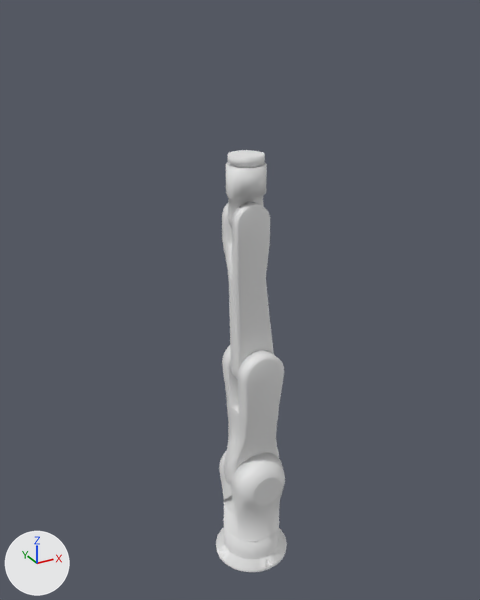
Before and after pictures for a commit that changed the COLLADA model models/ph-mpd-fcm/prod/scene/kuka.dae.
Before and after are seen from a 50 mm camera at (-7.24, -12.51, 13.87) aimed at (-0.18, 0.32, 7.46). The axes (+X, +Y, +Z) are drawn at lower left. The lights are the same throughout. Where no turn or scale is listed for an object, it has been applied to the vertices.

Objects in the first picture: 'kukaBase', 'link1', 'link2', 'link3', 'link4', 'link5'.
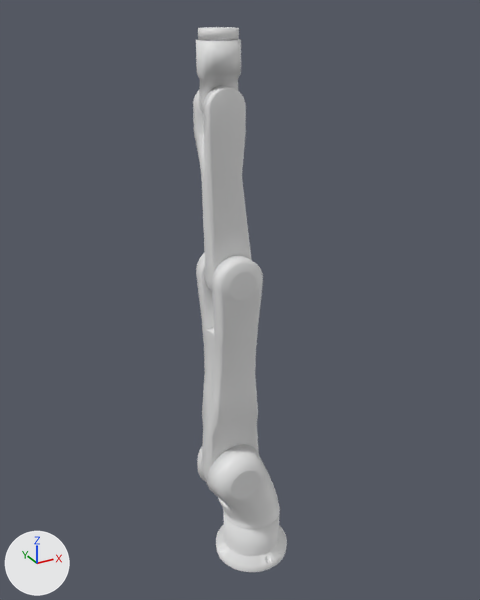
The change in detail:
Mesh me_circle_1 is new.
It has 102 vertices, 184 faces and spans x -0.44..0.44, y -0.44..0.44, z -0.39..1.19.
Mesh me_circle_002_1 is new.
It has 315 vertices, 626 faces and spans x -0.72..0.73, y -0.65..0.65, z -0.64..5.9.
Mesh me_circle_001_1 is new.
It has 319 vertices, 604 faces and spans x -1.45..0.78, y -0.82..0.82, z -0.06..2.4.
Object 'link1' (ob_link1) is deleted.
Object 'link2' (ob_link2) is deleted.
Object 'link3' (ob_link3) moves from (-0.01, -0.01, 5.79) to (-0.64, -0.01, 8.26).
Object 'link4' (ob_link4) is deleted.
Object 'link5' (ob_link5) moves from (-0.21, 0.0, 11.01) to (-0.85, 0.0, 13.52).
Object 'kukaLink4' (ob_kukalink4) is new; it shows me_circle_1.
Its location is (-0.85, 0.0, 12.13).
Object 'kukaLink2' (ob_kukalink2) is new; it shows me_circle_002_1.
Its location is (-0.65, 0.0, 2.95).
Object 'kukaLink1' (ob_kukalink1) is new; it shows me_circle_001_1.
Its location is (0.0, 0.0, 1.36).

Where the change shows, as pixel boxes [x1, y1, x2, y2] in the pictures (480 x 600 px):
'link3', moved: before [222, 202, 274, 380]; after [193, 86, 252, 292]
'kukaLink2', added: after [196, 252, 263, 480]
'link2', deleted: before [222, 345, 284, 485]
'link1', deleted: before [219, 450, 285, 541]
'kukaLink1', added: after [197, 445, 280, 529]
'kukaLink4', added: after [196, 39, 241, 113]
'link4', deleted: before [226, 162, 267, 228]
'link5', moved: before [228, 150, 265, 167]; after [198, 27, 239, 40]
